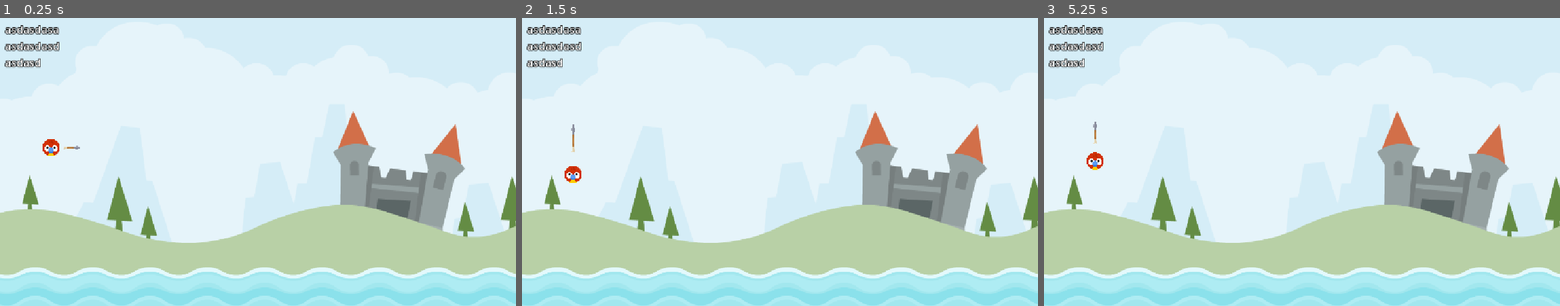
Above: before the commit, frames 1-3 (left to right).
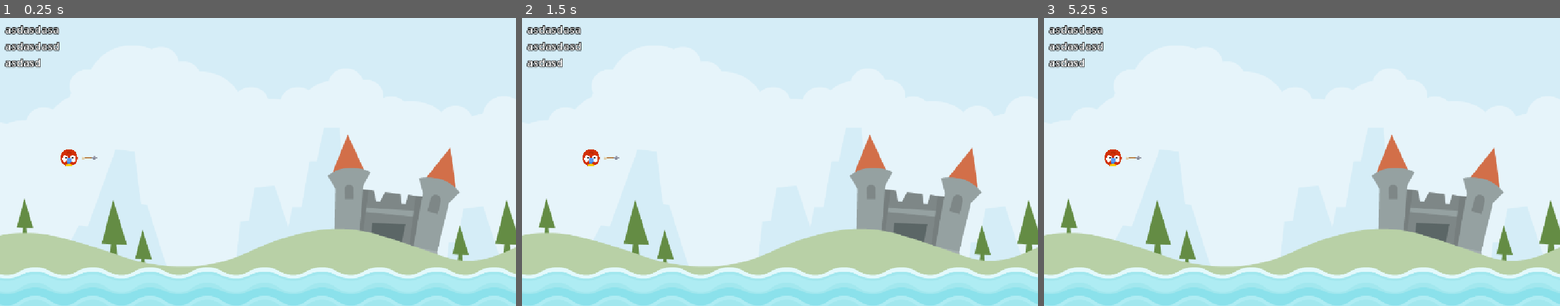
Above: after the commit, the same moments.

Repository: leoxborghi/udeLasVegas
Game: Godot game, scene res://Scenes/LevelBase/level_base.tscn
Same seed, same stepped clock (60 frames per second), same inputs: the game is played once before the commit and once after it.
Inputs (mouse positions are in pixels of both pictures, inside the frame that each line leads up to):
- Up to frame 1 (0.25 s): no input
- Up to frame 2 (1.5 s): tap Enter at 0.5 s; drag from (573, 147) to (780, 300) at 0.52 s; tap Space at 1.25 s; drag from (676, 176) to (780, 300) at 1.27 s
- Up to frame 3 (5.25 s): tap Enter at 2, 3.5 s; move the mouse to (1353, 98) at 2.02 s; hold Right 2.03-2.75 s; tap Shift at 2.1 s; tap Space at 2.75, 4.25 s; drag from (1276, 219) to (1147, 118) at 2.77 s; move the mouse to (1456, 205) at 3.52 s; hold Left 3.53-4.25 s; tap Alt at 3.6 s; drag from (1147, 118) to (1302, 300) at 4.27 s; move the mouse to (1327, 162) at 5.02 s; press the mouse at (1327, 162) at 5.03 s; hold Down (ui_down) from 5.03 s (still down)

The runs differ from the first frame. In frame 1, 14% of the frame differs, in the area x 0-100%, y 32-87%; in frame 2, 14%; in frame 3, 14%.

Commit message:
inizio label schermata iniziale

Diff:
--- a/Animal/animal.gd
+++ b/Animal/animal.gd
@@ -14,7 +14,7 @@
 @onready var arrow : Sprite2D = $Arrow
 @onready var stretch_sound: AudioStreamPlayer2D = $StretchSound
 @onready var launch_sound: AudioStreamPlayer2D = $LaunchSound
-
+@onready var kick_sound: AudioStreamPlayer2D = $KickSound
 
 var _start: Vector2 = Vector2.ZERO
 var _drag_start: Vector2 = Vector2.ZERO
@@ -23,7 +23,7 @@
 var _arrow_scale_x: float = 0.0
 
 
-func _unhandeld_input(event: InputEvent) -> void:
+func _unhandeld_(event: InputEvent) -> void:
 	if event.is_action_released("drag")and _is_dragging:
 		call_deferred("start_release")
 
@@ -96,6 +96,8 @@
 
 
 func die() -> void:
+
+	SignalHub.emit_on_animal_died()
 	queue_free()
 
 
@@ -104,3 +106,15 @@
 	if event.is_action_pressed("drag"):
 		input_event.disconnect(_on_input_event)
 		start_dragging()
+
+
+func _on_body_entered(_body: Node) -> void:
+	if !kick_sound.playing:
+		kick_sound.play()
+
+
+func _on_sleeping_state_changed() -> void:
+	if sleeping:
+		for body in get_colliding_bodies():
+			if body is Cup: body.die()
+		die()
--- a/Animal/animal.tscn
+++ b/Animal/animal.tscn
@@ -7,11 +7,15 @@
 [ext_resource type="AudioStream" uid="uid://bco6cvqghpq1t" path="res://Assets/audio/stretch2.ogg" id="4_pai5w"]
 [ext_resource type="Texture2D" uid="uid://bipnl2lxk2yx1" path="res://Assets/items/arrow.png" id="6_pai5w"]
 
+[sub_resource type="PhysicsMaterial" id="PhysicsMaterial_pai5w"]
+bounce = 0.25
+
 [sub_resource type="CircleShape2D" id="CircleShape2D_sxl74"]
 radius = 19.235384
 
 [node name="Animal" type="RigidBody2D"]
 input_pickable = true
+physics_material_override = SubResource("PhysicsMaterial_pai5w")
 freeze = true
 contact_monitor = true
 max_contacts_reported = 1
@@ -50,5 +54,7 @@
 texture = ExtResource("6_pai5w")
 offset = Vector2(150, 0)
 
+[connection signal="body_entered" from="." to="." method="_on_body_entered"]
 [connection signal="input_event" from="." to="." method="_on_input_event"]
 [connection signal="mouse_exited" from="." to="." method="_on_mouse_exited"]
+[connection signal="sleeping_state_changed" from="." to="." method="_on_sleeping_state_changed"]
--- /dev/null
+++ b/Cup/cup.gd
@@ -0,0 +1,17 @@
+class_name Cup
+
+
+extends StaticBody2D
+
+
+@onready var animation_player: AnimationPlayer = $AnimationPlayer
+
+
+func die() -> void:
+	animation_player.play("vanish")
+
+
+
+func _on_animation_finished(anim_name: StringName) -> void:
+	if anim_name == "vanish":
+		queue_free()
--- /dev/null
+++ b/Cup/cup.tscn
@@ -0,0 +1,89 @@
+[gd_scene load_steps=8 format=3 uid="uid://dk4kjljbbpdw2"]
+
+[ext_resource type="Script" uid="uid://b8mdo7yxka1qt" path="res://Cup/cup.gd" id="1_1v44q"]
+[ext_resource type="Texture2D" uid="uid://b16myid808y0r" path="res://Assets/env/elementWood004.png" id="1_807vs"]
+[ext_resource type="Texture2D" uid="uid://djxbg7w7lnsqx" path="res://Assets/env/elementWood015.png" id="2_4xtw4"]
+[ext_resource type="AudioStream" uid="uid://bd1xf27swnrgj" path="res://Assets/audio/vanish.wav" id="3_4xtw4"]
+
+[sub_resource type="Animation" id="Animation_jgy1n"]
+length = 0.001
+tracks/0/type = "value"
+tracks/0/imported = false
+tracks/0/enabled = true
+tracks/0/path = NodePath(".:scale")
+tracks/0/interp = 1
+tracks/0/loop_wrap = true
+tracks/0/keys = {
+"times": PackedFloat32Array(0),
+"transitions": PackedFloat32Array(1),
+"update": 0,
+"values": [Vector2(1, 1)]
+}
+
+[sub_resource type="Animation" id="Animation_1v44q"]
+resource_name = "vanish"
+step = 0.1
+tracks/0/type = "value"
+tracks/0/imported = false
+tracks/0/enabled = true
+tracks/0/path = NodePath(".:scale")
+tracks/0/interp = 1
+tracks/0/loop_wrap = true
+tracks/0/keys = {
+"times": PackedFloat32Array(0, 0.4, 1),
+"transitions": PackedFloat32Array(1, 1, 1),
+"update": 0,
+"values": [Vector2(0.5, 0.5), Vector2(1, 1), Vector2(0, 0)]
+}
+tracks/1/type = "audio"
+tracks/1/imported = false
+tracks/1/enabled = true
+tracks/1/path = NodePath("Sound")
+tracks/1/interp = 1
+tracks/1/loop_wrap = true
+tracks/1/keys = {
+"clips": [{
+"end_offset": 0.0,
+"start_offset": 0.0,
+"stream": ExtResource("3_4xtw4")
+}],
+"times": PackedFloat32Array(0.1)
+}
+tracks/1/use_blend = true
+
+[sub_resource type="AnimationLibrary" id="AnimationLibrary_63x04"]
+_data = {
+&"RESET": SubResource("Animation_jgy1n"),
+&"vanish": SubResource("Animation_1v44q")
+}
+
+[node name="Cup" type="StaticBody2D"]
+script = ExtResource("1_1v44q")
+
+[node name="Visual" type="Node2D" parent="."]
+scale = Vector2(0.5, 0.5)
+
+[node name="Sprite2D" type="Sprite2D" parent="Visual"]
+position = Vector2(-72, -70)
+texture = ExtResource("1_807vs")
+
+[node name="Sprite2D2" type="Sprite2D" parent="Visual"]
+position = Vector2(72, -70)
+texture = ExtResource("1_807vs")
+flip_h = true
+
+[node name="Sprite2D3" type="Sprite2D" parent="Visual"]
+texture = ExtResource("2_4xtw4")
+
+[node name="CollisionPolygon2D" type="CollisionPolygon2D" parent="."]
+polygon = PackedVector2Array(-53, -53, -55, 17, 55, 17, 54, -54, 18, -18, -19, -18)
+
+[node name="AnimationPlayer" type="AnimationPlayer" parent="."]
+libraries = {
+&"": SubResource("AnimationLibrary_63x04")
+}
+
+[node name="Sound" type="AudioStreamPlayer2D" parent="."]
+
+[connection signal="animation_finished" from="AnimationPlayer" to="." method="_on_animation_finished"]
+[connection signal="animation_finished" from="AnimationPlayer" to="." method="_on_animation_player_animation_finished"]
--- /dev/null
+++ b/Globals/SignalHub.gd
@@ -0,0 +1,8 @@
+extends Node
+
+
+signal on_animal_died
+
+
+func emit_on_animal_died() -> void:
+	on_animal_died.emit()
--- /dev/null
+++ b/Scenes/GameUi/game_ui.tscn
@@ -0,0 +1,24 @@
+[gd_scene load_steps=2 format=3 uid="uid://bava67rhbrbkg"]
+
+[ext_resource type="LabelSettings" uid="uid://b6rsv6qmxkgej" path="res://Scenes/Resources/LightLabel32.tres" id="1_e7x7x"]
+
+[node name="GameUi" type="Control"]
+layout_mode = 3
+anchors_preset = 0
+offset_right = 40.0
+offset_bottom = 40.0
+
+[node name="MC" type="MarginContainer" parent="."]
+layout_mode = 0
+offset_right = 40.0
+offset_bottom = 40.0
+
+[node name="Label" type="Label" parent="MC"]
+layout_mode = 2
+text = "Level 99"
+label_settings = ExtResource("1_e7x7x")
+
+[node name="AttemptsLabel" type="Label" parent="MC"]
+layout_mode = 2
+text = "Attemps 000"
+label_settings = ExtResource("1_e7x7x")
--- a/Scenes/LevelBase/level_base.gd
+++ b/Scenes/LevelBase/level_base.gd
@@ -1,6 +1,19 @@
 extends Node
+
+
+const ANIMAL = preload("res://Animal/animal.tscn")
+
+
+@onready var start: Marker2D = $Start
 
 
 
 func _ready() -> void:
-	pass
+	SignalHub.on_animal_died.connect(spawn_animal)
+	spawn_animal()
+
+
+func spawn_animal() -> void:
+	var animal: Animal = ANIMAL.instantiate()
+	animal.position = start.position
+	call_deferred("add_child", animal)
--- a/Scenes/LevelBase/level_base.tscn
+++ b/Scenes/LevelBase/level_base.tscn
@@ -2,19 +2,22 @@
 
 [ext_resource type="Texture2D" uid="uid://crvjue3olio2f" path="res://Assets/scene/colored_castle.png" id="1_fe7a1"]
 [ext_resource type="Script" uid="uid://bkb5fetyjncmg" path="res://Scenes/LevelBase/level_base.gd" id="1_fu0cx"]
-[ext_resource type="PackedScene" uid="uid://c8p8162me3sbv" path="res://Animal/animal.tscn" id="2_1l5ts"]
 [ext_resource type="PackedScene" uid="uid://13xfm5ts5qgw" path="res://Water/water.tscn" id="3_2wk6i"]
+[ext_resource type="PackedScene" uid="uid://dk4kjljbbpdw2" path="res://Cup/cup.tscn" id="4_fu0cx"]
 
 [node name="LevelBase" type="Node"]
 script = ExtResource("1_fu0cx")
 
 [node name="Sprite2D" type="Sprite2D" parent="."]
-position = Vector2(604, 295)
+position = Vector2(592, 348)
 scale = Vector2(1.2, 1.2)
 texture = ExtResource("1_fe7a1")
 
-[node name="Animal" parent="." instance=ExtResource("2_1l5ts")]
-position = Vector2(114, 294)
-
 [node name="Water" parent="." instance=ExtResource("3_2wk6i")]
 position = Vector2(582, 625)
+
+[node name="Start" type="Marker2D" parent="."]
+position = Vector2(154, 317)
+
+[node name="Cup" parent="." instance=ExtResource("4_fu0cx")]
+position = Vector2(251, 402)
--- /dev/null
+++ b/Scenes/Resources/LightLabel32.tres
@@ -0,0 +1,10 @@
+[gd_resource type="LabelSettings" load_steps=2 format=3 uid="uid://b6rsv6qmxkgej"]
+
+[ext_resource type="FontFile" uid="uid://cammsndjd20co" path="res://Assets/fonts/LuckiestGuy-Regular.ttf" id="1_piwbq"]
+
+[resource]
+font = ExtResource("1_piwbq")
+font_size = 32
+font_color = Color(0.85882354, 0.85882354, 0.85882354, 1)
+outline_size = 6
+outline_color = Color(0.03529412, 0.03529412, 0.03529412, 1)
--- a/project.godot
+++ b/project.godot
@@ -14,6 +14,10 @@
 run/main_scene="uid://conger70ypd7"
 config/features=PackedStringArray("4.5", "Forward Plus")
 config/icon="res://icon.svg"
+
+[autoload]
+
+SignalHub="*res://Globals/SignalHub.gd"
 
 [display]
 
Not shown: 1 places in Animal/animal.tscn that only renumber resources
Not shown, added: Cup/cup.gd.uid
Not shown, added: Globals/SignalHub.gd.uid
